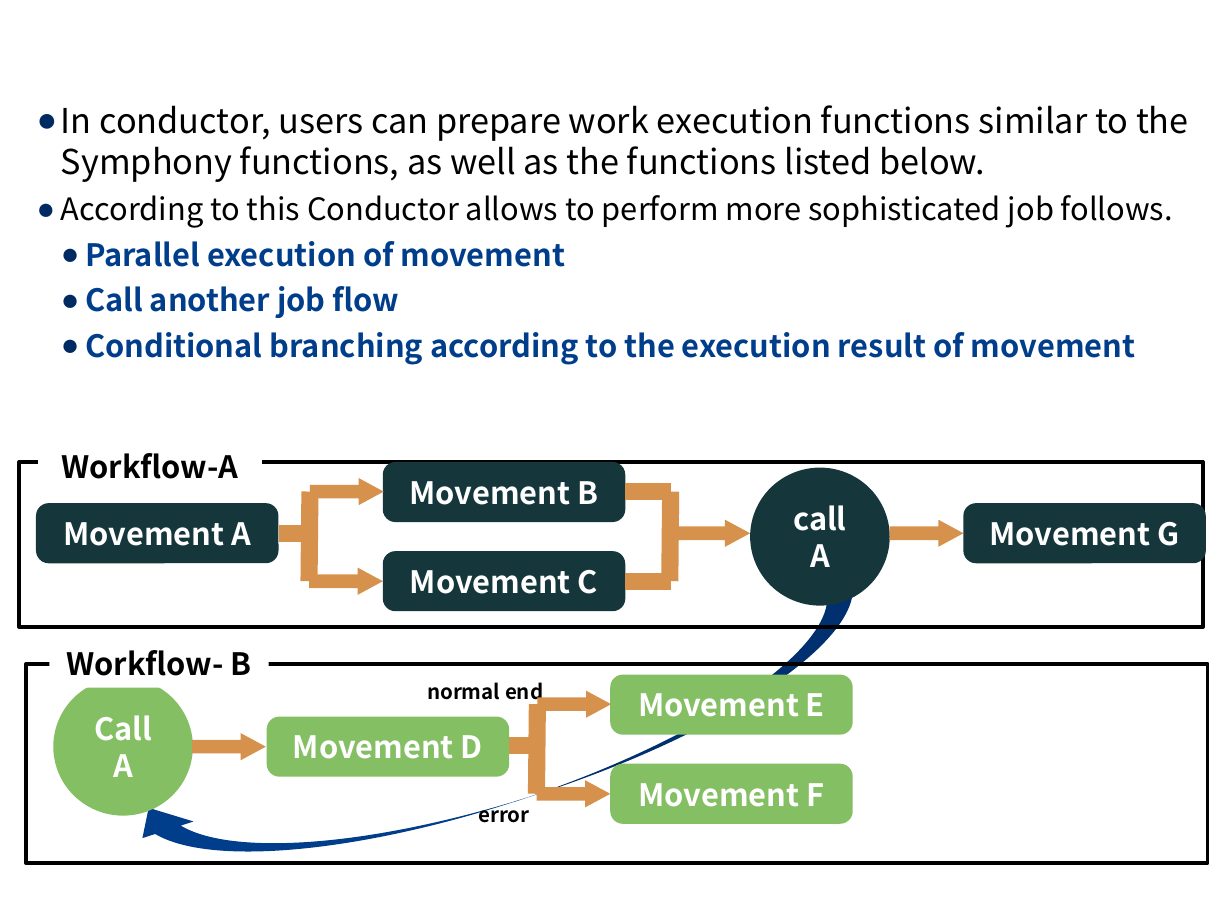
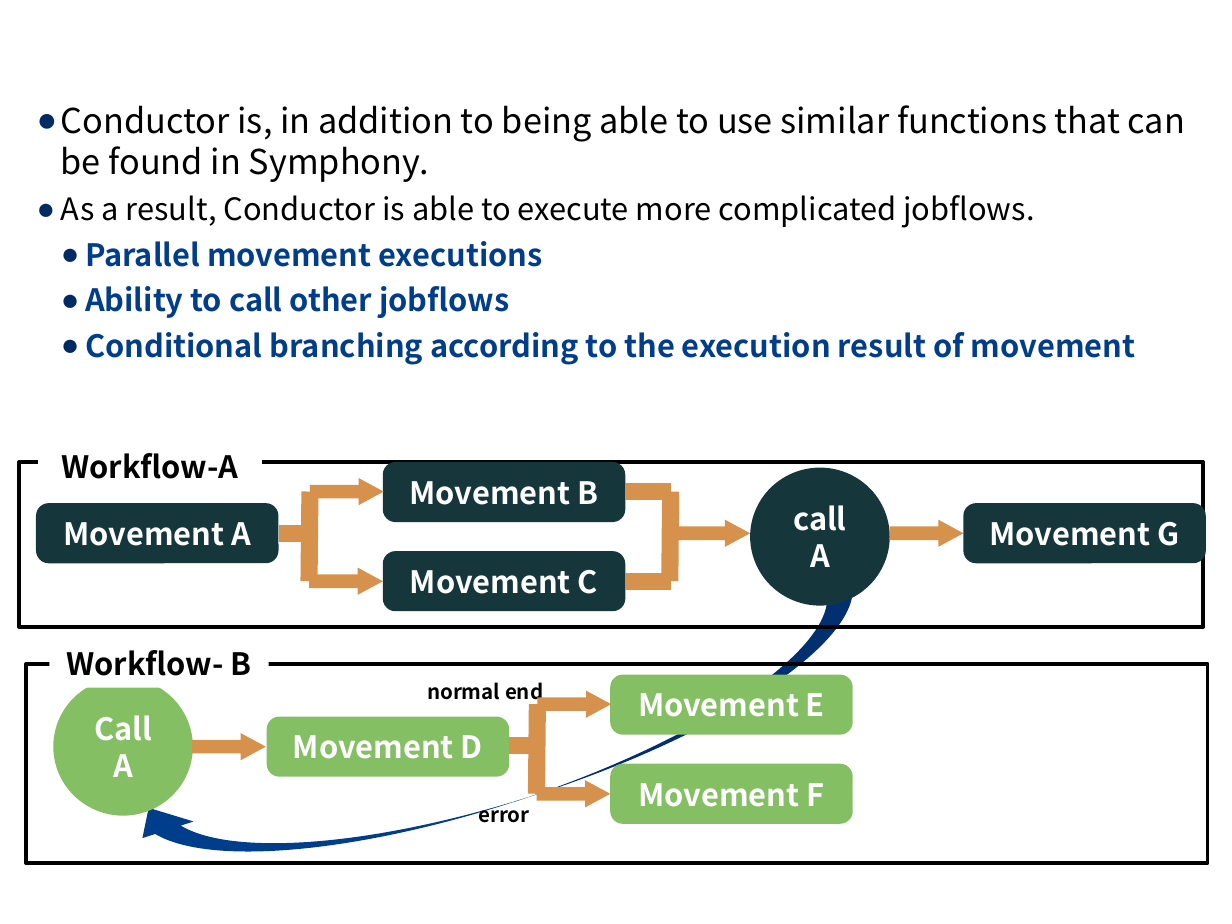
Before and after one commit to exastro-suite/it-automation-docs, a slide deck: slide 7 of asset/Learn/ITA-Conductor.pptx. Drawn at 1232x924 pixels with LibreOffice and Linux fonts; fonts in the diff are those of the drawing; background and template pictures are left out. Boxes give left, top, right and bottom in pixels: in the first picture for what was removed or moved away, otherwise in the second. Text is boxed around its words. In the diff, an @@ line names an element or a change of style, - is before the commit and + after.

```diff
--- a/asset/Learn/ITA-Conductor.pptx
+++ b/asset/Learn/ITA-Conductor.pptx
@@ text at bbox=[61, 105, 1185, 318]: text changed @@
-● In conductor, users can prepare work execution functions similar to the Symphony functions, as well as the functions listed below.
-● According to this Conductor allows to perform more sophisticated job follows.
-  ● Parallel execution of movement
-  ● Call another job flow
+● Conductor is, in addition to being able to use similar functions that can be found in Symphony.
+● As a result, Conductor is able to execute more complicated jobflows.
+  ● Parallel movement executions
+  ● Ability to call other jobflows
```
Also in this commit, not shown: 15 other slides changed, 1 slide added, 1 other file.
